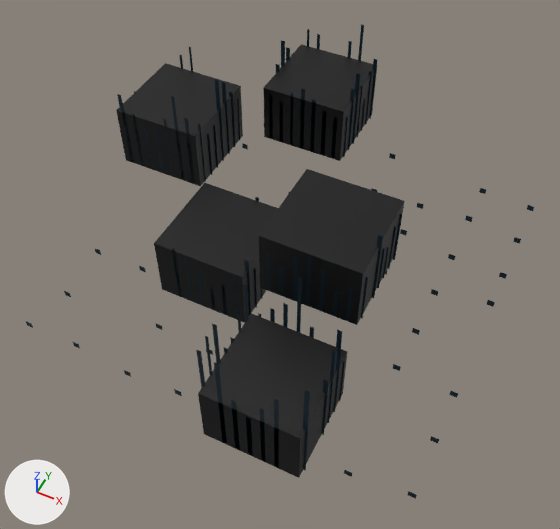
What one commit did to the glTF model netrun/assets/models/env/ceiling.glb.
Both versions are drawn from a 50 mm lens placed at (1.01, -2.22, 2.76), pointed at (-0.01, -0.19, 0.22). Every picture has the same lights, and +X, +Y and +Z are marked at lower left. The older version comes first. Vertices at exactly the same position are counted once.

Before the edit, the objects in view are built like this:
```python
me_ceiling_streaks = bpy.data.meshes.new('ceiling_streaks')
me_ceiling_streaks.from_pydata(...)  # 484 vertices, 242 faces; spans x -0.97..0.47, y -0.96..0.96, z 0.0..0.76
me_ceiling_streaks.materials.append(mat_streaks)
me_dots = bpy.data.meshes.new('dots')
me_dots.from_pydata(...)  # 144 vertices, 72 faces; spans x -0.89..0.89, y -0.88..0.88, z 0.0..0.11
me_dots.materials.append(mat_points)
me_tiles = bpy.data.meshes.new('tiles')
me_tiles.from_pydata(...)  # a box spanning x -0.46..-0.04, y 0.54..0.96, z 0.24..0.54; a box spanning x 0.04..0.46, y -0.46..-0.04, z 0.37..0.67; a box spanning x 0.04..0.46, y -0.96..-0.54, z 0.0..0.3; a box spanning x -0.96..-0.54, y 0.04..0.46, z 0.28..0.58; a box spanning x -0.46..-0.04, y -0.46..-0.04, z 0.1..0.4
me_tiles.materials.append(mat_solid_dark)
ob_ceiling_streaks = bpy.data.objects.new('ceiling_streaks', me_ceiling_streaks)
ob_ceiling_streaks.location = (0.0, 0.0, 0.0)
ob_dots = bpy.data.objects.new('dots', me_dots)
ob_dots.location = (0.0, 0.0, 0.0)
ob_tiles = bpy.data.objects.new('tiles', me_tiles)
ob_tiles.location = (0.0, 0.0, 0.0)
```
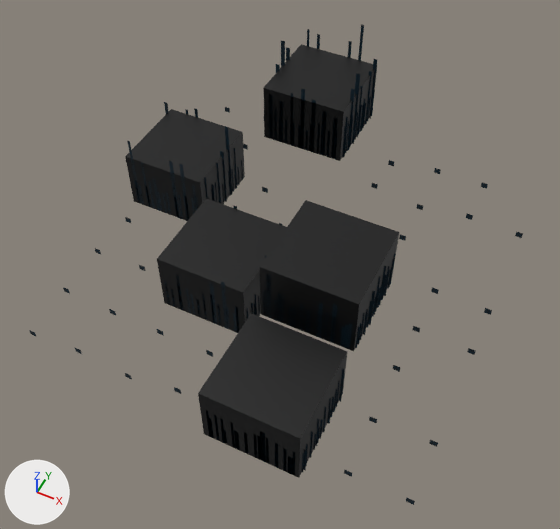
Patch to the scene script:
```diff
--- a/netrun/assets/models/env/ceiling.glb.py
+++ b/netrun/assets/models/env/ceiling.glb.py
@@ me_tiles @@
 # used by ob_tiles; location = (0.0, 0.0, 0.0)
-me_tiles.from_pydata(...)  # 40 vertices, 60 faces; spans x -0.96..0.46, y -0.96..0.96, z 0.0..0.67
+me_tiles.from_pydata(...)  # 40 vertices, 60 faces; spans x -0.96..0.46, y -0.96..0.96, z 0.0..0.54
+# me_tiles part 1: the loose piece of 8 vertices spanning x 0.04..0.46, y -0.46..-0.04, z 0.37..0.67 is moved by (0.0, 0.0, -0.17)
+# me_tiles part 2: the loose piece of 8 vertices spanning x -0.96..-0.54, y 0.04..0.46, z 0.28..0.58 is moved by (0.0, 0.0, -0.28)
+# me_tiles part 3: the loose piece of 8 vertices spanning x -0.46..-0.04, y -0.46..-0.04, z 0.1..0.4 is moved by (0.0, 0.0, -0.1)
 me_tiles.materials.append(mat_solid_dark)
@@ me_ceiling_streaks @@
 # used by ob_ceiling_streaks; location = (0.0, 0.0, 0.0)
-me_ceiling_streaks.from_pydata(...)  # 484 vertices, 242 faces; spans x -0.97..0.47, y -0.96..0.96, z 0.0..0.76
+me_ceiling_streaks.from_pydata(...)  # 1416 vertices, 708 faces; spans x -0.97..0.47, y -0.96..0.96, z 0.0..0.74
+# me_ceiling_streaks part 4: the loose piece of 4 vertices spanning x -0.09..-0.07, y -0.04, z 0.1..0.3 is moved by (0.04, 0.61, 0.14)
+# me_ceiling_streaks part 5: the loose piece of 4 vertices spanning x 0.03..0.05, y -0.42, z 0.37..0.64 is moved by (0.04, -0.04, -0.17)
+# me_ceiling_streaks part 6: the loose piece of 4 vertices spanning x 0.13..0.15, y -0.46, z 0.37..0.55 is moved by (0.0, 0.0, -0.17)
+# me_ceiling_streaks part 7: the loose piece of 4 vertices spanning x 0.3..0.32, y -0.46, z 0.37..0.62 is moved by (0.0, 0.0, -0.18)
+# me_ceiling_streaks part 8: the loose piece of 4 vertices spanning x 0.45..0.47, y -0.42, z 0.37..0.62 is moved by (-0.1, -0.04, -0.17)
+# me_ceiling_streaks part 9: the loose piece of 4 vertices spanning x 0.45..0.47, y -0.25, z 0.37..0.61 is moved by (0.0, -0.06, -0.18)
+# me_ceiling_streaks part 10: the loose piece of 4 vertices spanning x 0.36..0.37, y -0.04, z 0.37..0.64 is moved by (0.1, -0.15, -0.18)
+# me_ceiling_streaks part 11: 51 loose pieces with 204 vertices, spanning x -0.97..0.47, y -0.75..0.46, z 0.0..0.76, are deleted
+# me_ceiling_streaks part 12: 49 vertices moved from x -0.47..0.47, y -0.96..-0.04, z 0.0..0.64 to x -0.47..0.47, y -0.96..-0.04, z 0.0..0.37; 55 vertices removed from x -0.47..0.45, y -0.96..-0.04, z 0.0..0.67; 1191 vertices added at x -0.97..0.47, y -0.96..0.96, z 0.0..0.47
+# other edits to the shape of me_ceiling_streaks do not show in these pictures
 me_ceiling_streaks.materials.append(mat_streaks)
```

Changed parts and their boxes [x1, y1, x2, y2] in the pictures (560 x 529 px; the box of a moved part takes in the faces that stretch with it):
'tiles', reshaped
    before: [116, 44, 405, 478]
    after: [125, 44, 399, 478]
'ceiling_streaks', reshaped
    before: [117, 24, 402, 471]
    after: [127, 24, 396, 475]
part 1 of me_tiles, moved or reshaped
    before: [259, 169, 405, 325]
    after: [260, 200, 399, 351]
part 2 of me_tiles, moved or reshaped
    before: [116, 63, 243, 186]
    after: [125, 109, 245, 221]
part 3 of me_tiles, moved or reshaped
    before: [154, 183, 278, 323]
    after: [157, 198, 287, 333]
part 4 of me_ceiling_streaks, moved or reshaped (not visible before)
    after: [342, 126, 346, 158]
part 5 of me_ceiling_streaks, moved or reshaped (not visible before)
    after: [266, 274, 271, 317]
part 6 of me_ceiling_streaks, moved or reshaped
    before: [279, 266, 284, 296]
    after: [280, 295, 283, 322]
part 7 of me_ceiling_streaks, moved or reshaped
    before: [319, 270, 325, 312]
    after: [318, 303, 323, 338]
part 8 of me_ceiling_streaks, moved or reshaped
    before: [361, 277, 368, 319]
    after: [330, 304, 337, 343]
part 9 of me_ceiling_streaks, moved or reshaped
    before: [377, 248, 385, 288]
    after: [369, 291, 375, 325]
part 10 of me_ceiling_streaks, moved or reshaped (not visible before)
    after: [379, 265, 386, 305]
part 11 of me_ceiling_streaks, deleted
    before: [117, 46, 389, 435]
part 12 of me_ceiling_streaks, built on
    before: [212, 197, 402, 455]
    after: [127, 90, 396, 475]
